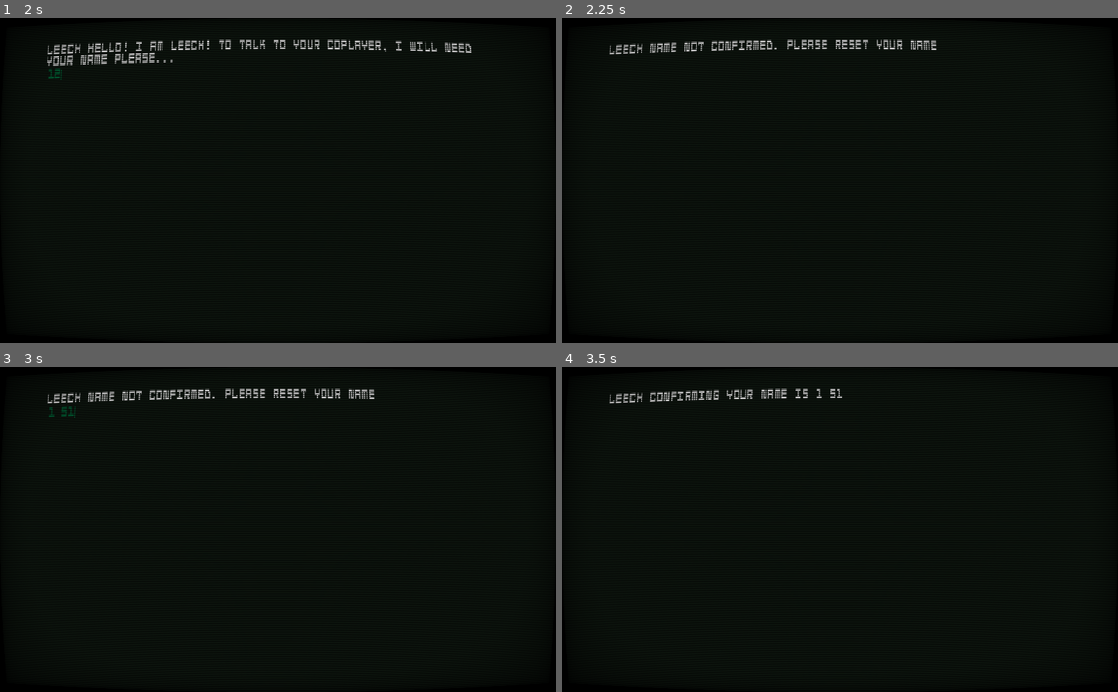
Above: before the commit, frames 1-4 (two rows, left to right).
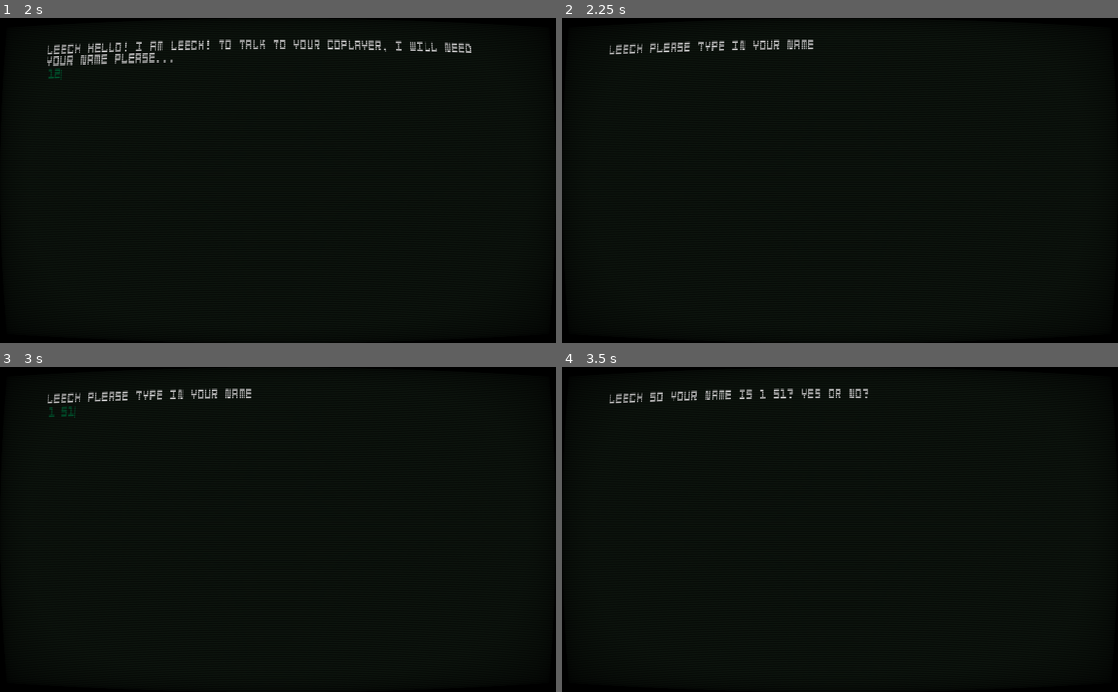
Above: after the commit, the same moments.

Repository: dvbeelen/LEECH
Game: Godot game, scene res://title/title.tscn
Two runs of this game, one before a commit and one after it. Both use one fixed random seed, a clock stepped at 60 frames per second and the inputs below.
Inputs (mouse positions are in pixels of both pictures, inside the frame that each line leads up to):
- Up to frame 1 (2 s): click "Start game" at 0.5 s; click (83, 70) at 1.27 s; type "12" at 1.35 s
- Up to frame 2 (2.25 s): tap Enter (enter) at 2, 2.1 s; move the mouse to (962, 164) at 2.02 s; hold D (move_right) from 2.03 s (still down)
- Up to frame 3 (3 s): tap 1 (frame_1) at 2.3, 2.85 s; tap Space at 2.75 s; move the mouse to (166, 545) at 2.77 s; release D (move_right) at 2.78 s; hold S (move_backward) from 2.78 s (still down)
- Up to frame 4 (3.5 s): keep holding S (move_backward); tap Enter (enter) at 3.05 s

Frame 1 is identical in both runs. In frame 2, 0.7% of the frame differs, in the area x 16-68%, y 6-11%; in frame 3, 0.7%; in frame 4, 0.6%.

Commit message:
finished game setup

Diff:
--- a/leechat/LEECHat.gd
+++ b/leechat/LEECHat.gd
@@ -22,14 +22,6 @@
 
 func _process(_delta):
 	client.poll()
-
-	if Input.is_action_just_pressed("frame_1"):
-		var nPayload = {
-			"method": "chat",
-			"username": Global.playerName,
-			"message": "Greetings and salutation"
-		}
-		send(nPayload)
 	if Input.is_action_just_pressed("enter"):
 		var nPayload = {
 			"method": "chat",
@@ -45,7 +37,6 @@
 
 func conn(proto = ""):
 	print("Connected with protocol: " + proto)
-	chatLogPrint("LEECH", "A new player has entered the chat!")
 
 func errConn(err):
 	print(err)
--- a/leechat/LEECHat.tscn
+++ b/leechat/LEECHat.tscn
@@ -46,6 +46,8 @@
 margin_bottom = 23.0
 custom_fonts/normal_font = SubResource( 2 )
 bbcode_enabled = true
+bbcode_text = "\"LEECH\" \"A new player has entered the chat!\""
+text = "\"LEECH\" \"A new player has entered the chat!\""
 fit_content_height = true
 scroll_following = true
 
--- a/leechat/intro/GameStart.gd
+++ b/leechat/intro/GameStart.gd
@@ -15,7 +15,7 @@
 	"yellow": "#FFFF00",
 	"purple": "#800080",
 	"pink": "#FF69B4",
-	"brown": "#964B00",
+	"brown": "#523A28",
 	"white": "#ffffff",
 }
 func _ready():
@@ -32,17 +32,19 @@
 		print('setting player name')
 		Global.playerName = text
 		nameLabel = Global.playerName
-		chatLog.text = "LEECH confirming your name is " + Global.playerName
+		chatLog.text = "LEECH so your name is " + Global.playerName + "? Yes or No?"
 		return
 	if !playerNameSet && Global.playerName != 'Player 1':
 		print('confirming player name')
 		if text == 'yes':
 			playerNameSet = true
-			chatLog.text = "LEECH: Name confirmed." + Global.playerName + ", What is your favorite color? "
+			chatLog.text = "LEECH: Name set to: " + Global.playerName
+			yield(get_tree().create_timer(2.5), 'timeout')
+			chatLog.text = "LEECH: Next, can you type in your favorite color please..."
 			return
 		else:
 			Global.playerName = 'Player 1'
-			chatLog.text = "LEECH: Name not confirmed. Please reset your name "
+			chatLog.text = "LEECH: Please type in your name"
 			return
 	if playerNameSet && !playerColorSet:
 		if text in availableColors:
@@ -51,16 +53,16 @@
 			Global.playerColor = colorCodes[text]
 			print(Global.playerColor)
 			playerColorSet = true
-			yield(get_tree().create_timer(2), 'timeout')
+			yield(get_tree().create_timer(2.5), 'timeout')
 			chatLog.text = "LEECH: Starting the game... "
-			yield(get_tree().create_timer(2), 'timeout')
+			yield(get_tree().create_timer(2.5), 'timeout')
 			Global.gotoScene("res://leechat/LEECHat.tscn")
 		else:
 			print('confirming player color')
 			chatLog.text = "LEECH: Color " + text+ " not found. try another one please "
 			return
 	if playerNameSet && playerColorSet:
-		yield(get_tree().create_timer(1), 'timeout')
+		yield(get_tree().create_timer(2.5), 'timeout')
 	else:
 		var textcolor = "#ffffff"
 		if username != Global.playerName:
Not shown, changed: export_presets.cfg
Not shown: 2 places in leechat/LEECHat.tscn that only renumber resources
Not shown, changed: exports/test.pck
